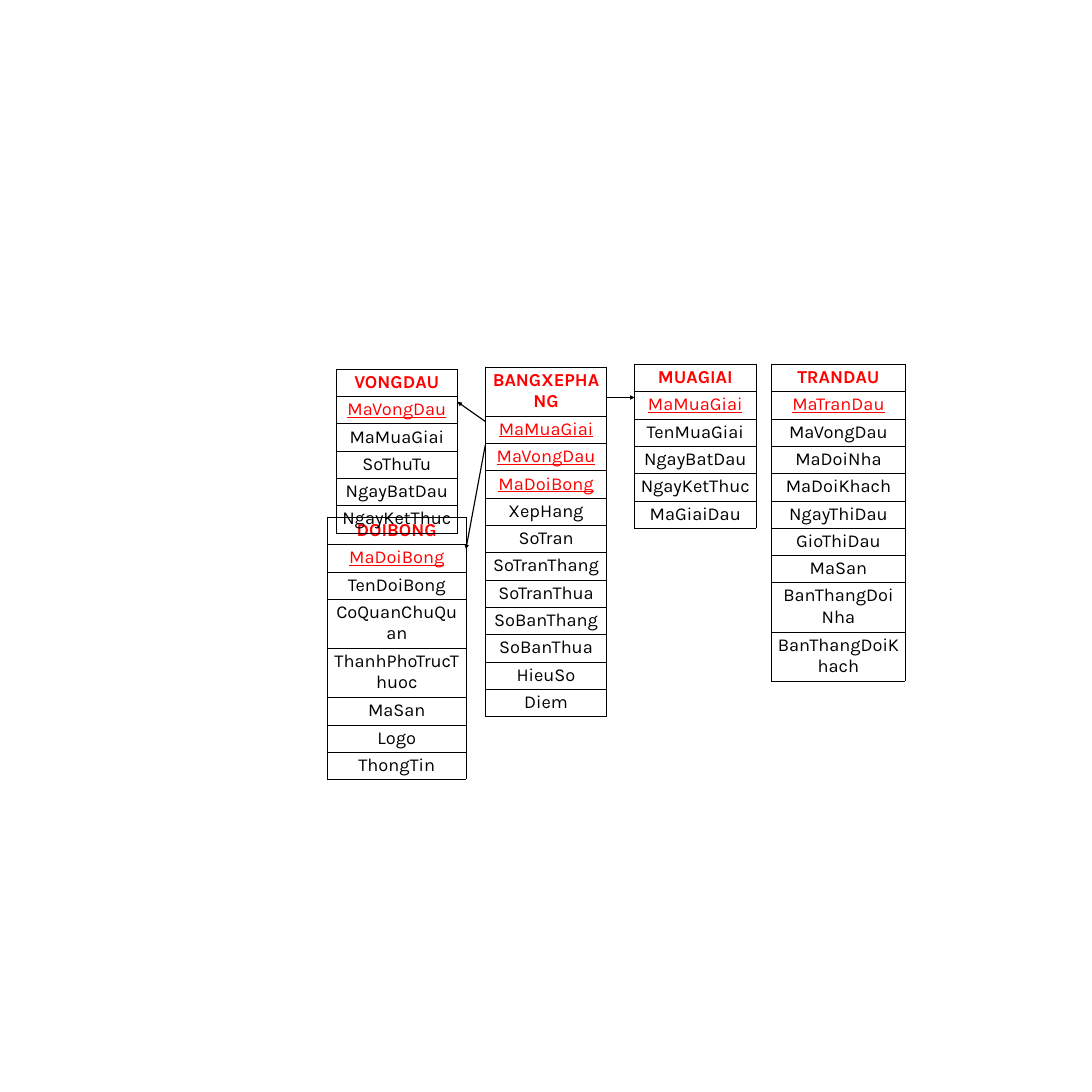
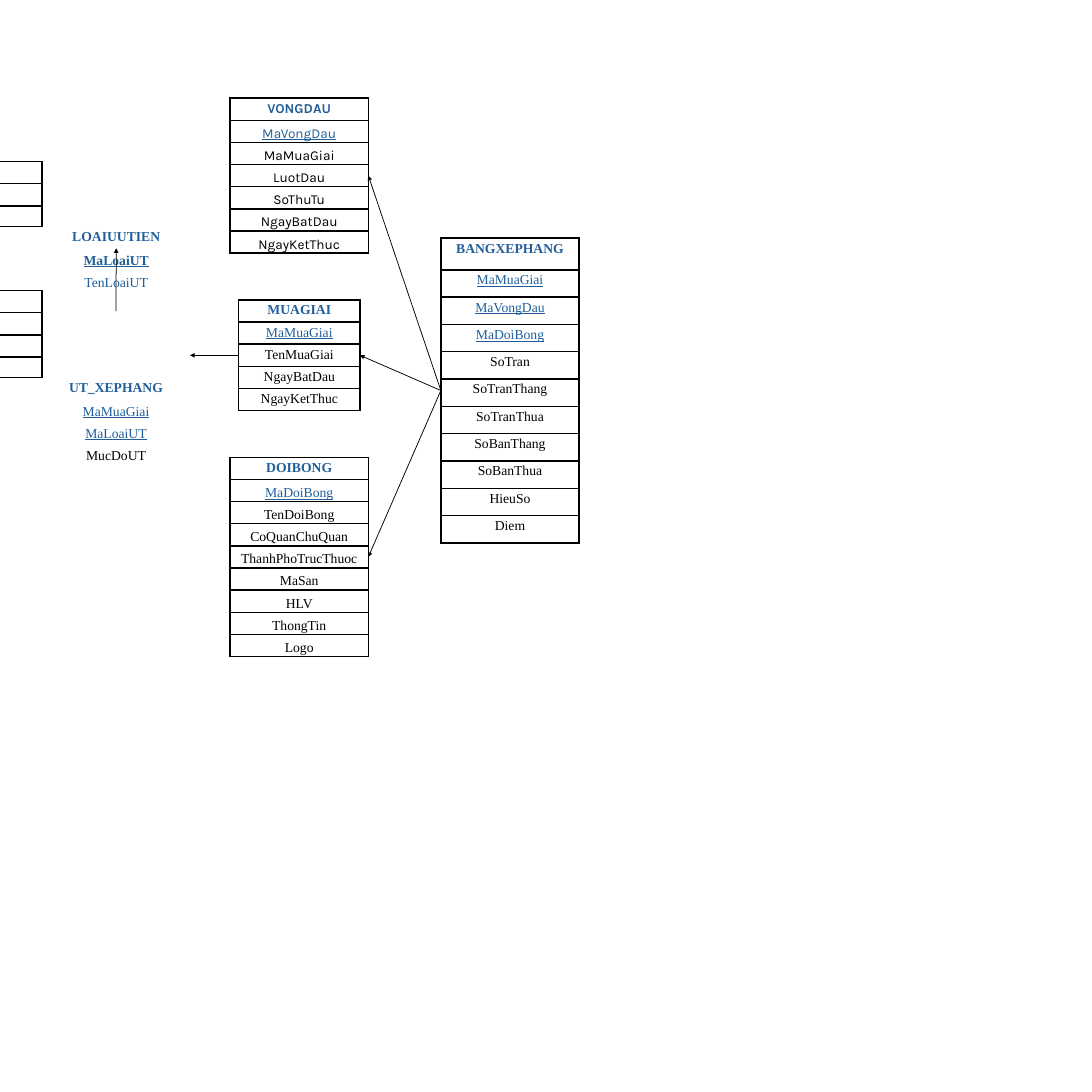
Before and after one commit to leeminsun1205/SE104.P12, a slide deck: slide 2 of Diagrams/DIAGRAM.pptx (slide 1 before the commit). Drawn at 1092x1092 pixels with LibreOffice and Linux fonts; fonts in the diff are those of the drawing. Boxes give left, top, right and bottom in pixels: in the first picture for what was removed or moved away, otherwise in the second. Text is boxed around its words. In the diff, an @@ line names an element or a change of style, - is before the commit and + after.

```diff
--- a/Diagrams/DIAGRAM.pptx
+++ b/Diagrams/DIAGRAM.pptx
@@ table at [230, 98, 368, 257] @@
+row 4: LuotDau
@@ table: place and size @@
-table at [336, 369, 458, 534]
+table at [230, 98, 368, 257]
@@ arrow added from (441, 390) to (369, 176), #000000 1 pt @@
@@ table added at [42, 182, 190, 294], 3 rows, 1 columns @@
+LOAIUUTIEN
+MaLoaiUT
+TenLoaiUT
@@ table at [441, 238, 579, 543] @@
-row 5: XepHang
@@ table: place and size @@
-table at [485, 367, 607, 716]
+table at [441, 238, 579, 543]
@@ arrow added from (116, 311) to (116, 248), #000000 1 pt @@
@@ table added at [42, 311, 190, 464], 4 rows, 1 columns @@
+UT_XEPHANG
+MaMuaGiai
+MaLoaiUT
+MucDoUT
@@ table at [239, 300, 360, 411] @@
-row 6: MaGiaiDau
@@ table: place and size @@
-table at [634, 364, 756, 528]
+table at [239, 300, 360, 411]
@@ arrow added from (239, 355) to (190, 355), #000000 1 pt @@
@@ arrow added from (441, 390) to (360, 355), #000000 1 pt @@
@@ table removed at [771, 364, 905, 681], 10 rows, 1 columns @@
-TRANDAU
-MaTranDau
-MaVongDau
-MaDoiNha
-MaDoiKhach
-NgayThiDau
-GioThiDau
-MaSan
-BanThangDoiNha
-BanThangDoiKhach
@@ arrow added from (441, 390) to (369, 557), #000000 1 pt @@
@@ arrow removed from (485, 422) to (458, 402) @@
@@ arrow removed from (607, 397) to (634, 397) @@
@@ arrow removed from (485, 445) to (466, 549) @@
@@ table at [230, 458, 368, 659] @@
+row 7: HLV
+row 8: ThongTin
-row 8: ThongTin
@@ table: place and size @@
-table at [328, 517, 466, 780]
+table at [230, 458, 368, 659]
```
Also in this commit, not shown: 3 other slides changed, 5 slides added, 1 slide removed.
